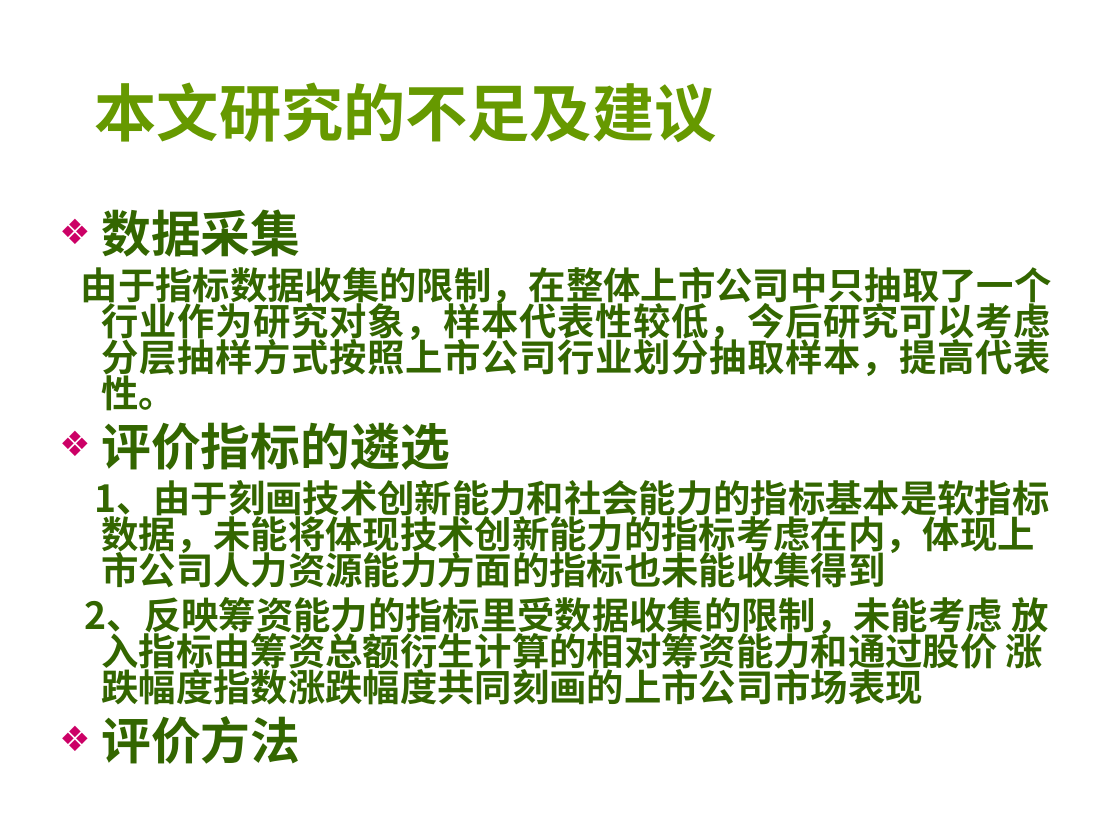
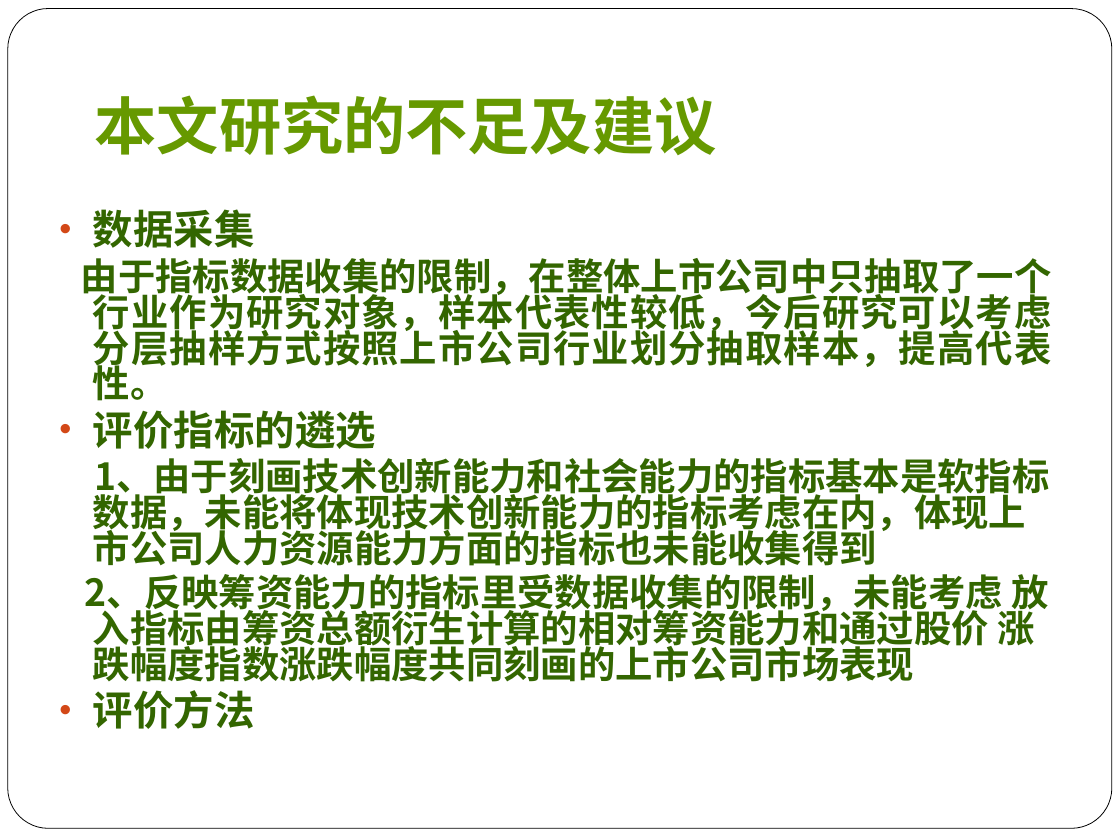
Before and after one commit to alexktchen/goldtradetest, a slide deck: slide 19 of backup/姐姐的毕业设计/答辩PPT参考.ppt (slide 13 before the commit). Drawn at 1120x840 pixels with LibreOffice and Linux fonts; fonts in the diff are those of the drawing; background and template pictures are left out. Boxes give left, top, right and bottom in pixels: in the first picture for what was removed or moved away, otherwise in the second. Text is boxed around its words. In the diff, an @@ line names an element or a change of style, - is before the commit and + after.

```diff
--- a/backup/姐姐的毕业设计/答辩PPT参考.ppt
+++ b/backup/姐姐的毕业设计/答辩PPT参考.ppt
@@ rounded rectangle added at (8, 9, 1112, 829), fill #FFFFFF, outline #000000 0.51 pt @@
@@ title "本文研究的不足及建议" at (95, 95, 717, 155): font Arial to Lato; vertical alignment middle to bottom @@
@@ text "数据采集" at (81, 209, 1052, 729): size 32 to 26 pt in "数据采集", "评价指标的遴选", "评价方法"; bullet ❖ to •; less space between paragraphs; bullet colour #CC0066 to #D34817; indent changed @@
```
Also in this commit, not shown: 11 other slides changed, 9 slides added, 3 slides removed.
